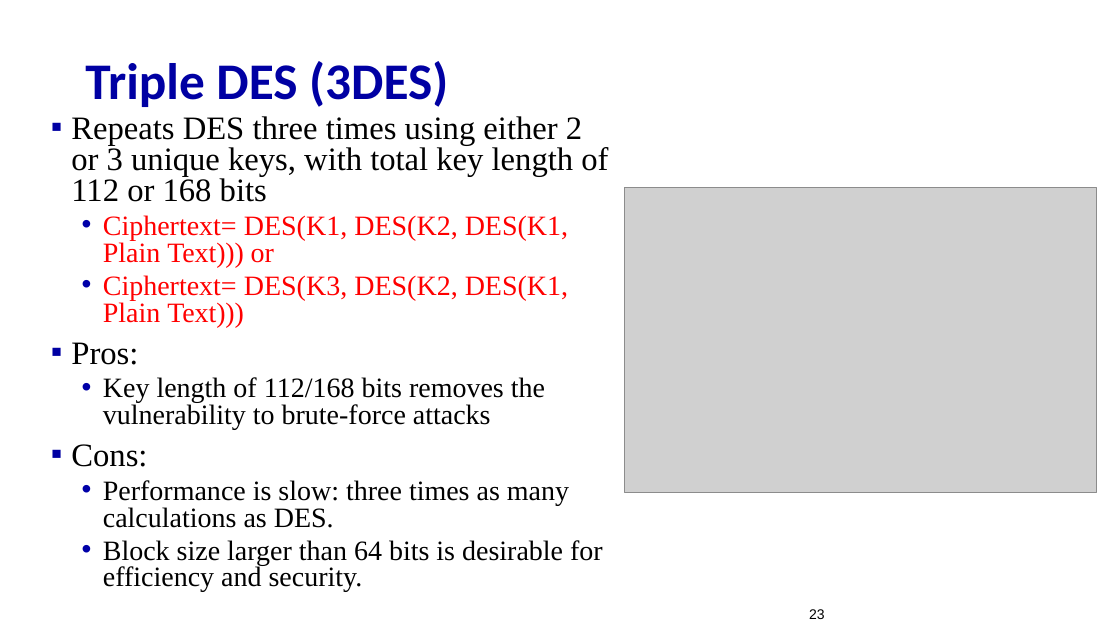
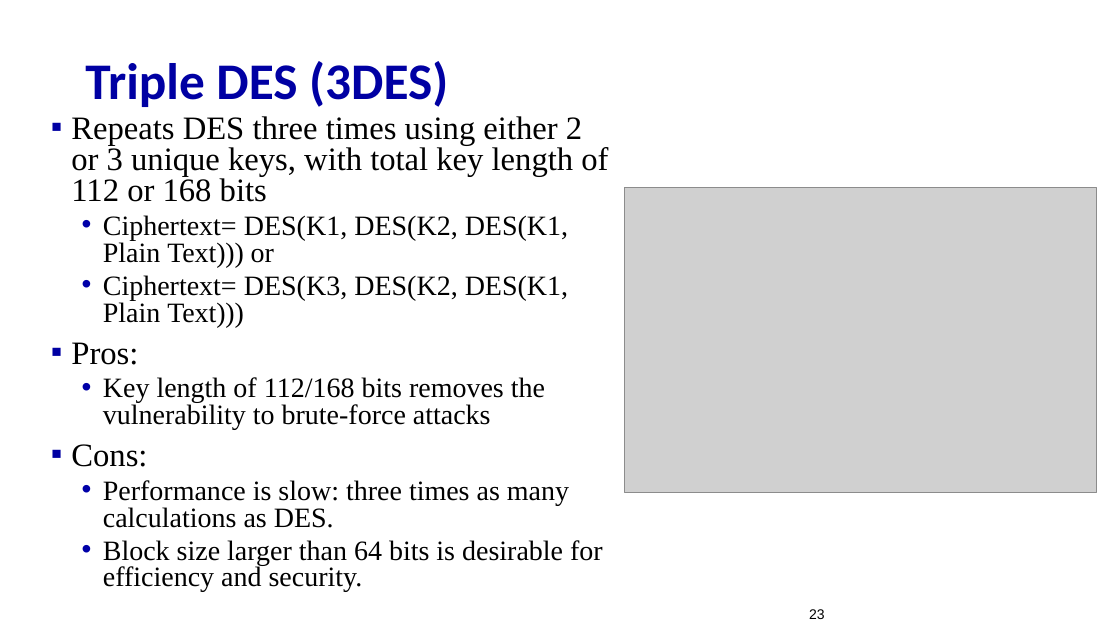
Before and after one commit to guhofstra/CSC175, a slide deck: slide 23 of PPTs/8.1 Cryptography.pptx. Drawn at 1120x630 pixels with LibreOffice and Linux fonts; fonts in the diff are those of the drawing; grey boxes stand for pictures. Boxes give left, top, right and bottom in pixels: in the first picture for what was removed or moved away, otherwise in the second. Text is boxed around its words. In the diff, an @@ line names an element or a change of style, - is before the commit and + after.

```diff
--- a/PPTs/8.1 Cryptography.pptx
+++ b/PPTs/8.1 Cryptography.pptx
@@ text at bbox=[103, 215, 568, 327]: text colour #FF0000 to #000000 in "Ciphertext= DES(K1, DES(K2, DES(K1, Plain Text))) or", "Ciphertext= DES(K3, DES(K2, DES(K1, Plain Text)))" @@
```
Also in this commit, not shown: 6 other slides changed, 3 slides added, 1 other file.
